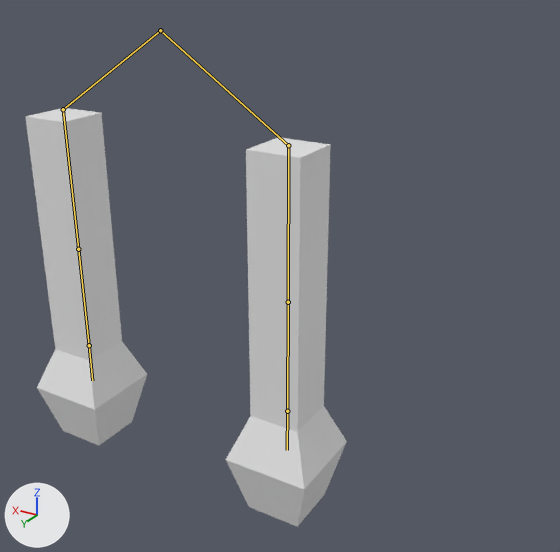
Before and after pictures for a commit that changed the Blender file models/view_arms.blend.
Before and after are seen from a camera (50 mm lens) standing at (-3.49, 4.27, 2.67) and looking at (-0.62, -0.53, 0.27). The axes (+X, +Y, +Z) are drawn at lower left. The lights are the same throughout. The bones that change are drawn over the model as lines.
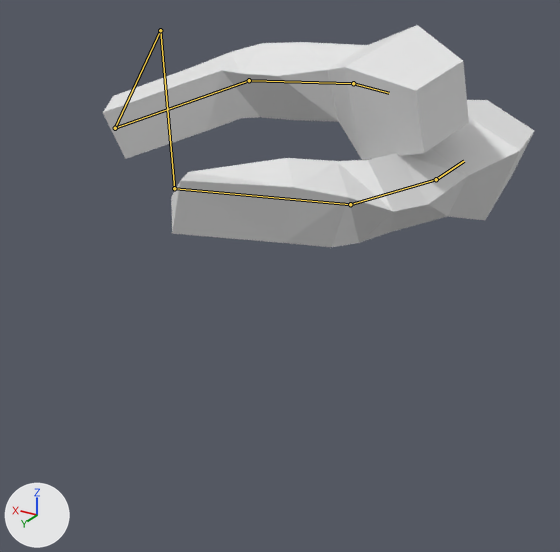
The newer file adds an action. The first version stands in its rest pose; the second is drawn at frame 21 of the action 'pistol_reload'.

Location of each change, (x1, y1, x2, y2) in pixels of the pictures (560 x 552 px):
'Cube', posed (34% wider, 47% shorter): before (25, 108, 347, 527); after (103, 25, 534, 247)
bone 'rightarm1', root to tip: before (160, 30) to (288, 145); after (160, 30) to (174, 188)
bone 'rightarm2', root to tip: before (288, 145) to (288, 302); after (174, 188) to (350, 204)
bone 'rightarm3', root to tip: before (288, 302) to (287, 411); after (350, 204) to (436, 179)
bone 'rightarm4', root to tip: before (287, 411) to (287, 450); after (436, 179) to (464, 161)
bone 'leftarm1', root to tip: before (160, 30) to (63, 109); after (160, 30) to (115, 128)
bone 'leftarm2', root to tip: before (63, 109) to (78, 249); after (115, 128) to (249, 80)
bone 'leftarm3', root to tip: before (78, 249) to (89, 345); after (249, 80) to (353, 83)
bone 'leftarm4', root to tip: before (89, 345) to (92, 380); after (353, 83) to (389, 93)

What the commit changed:
Bone 'rightarm1' (bone_rightarm1) turns from (0, 0, 0) to (-29, 10, 23) degrees about its own x, y and z.
Bone 'rightarm2' (bone_rightarm2) turns from (0, 0, 0) to (109, 25, 4) degrees about its own x, y and z.
Bone 'rightarm3' (bone_rightarm3) turns from (0, 0, 0) to (-2, 34, 37) degrees about its own x, y and z.
Bone 'rightarm4' (bone_rightarm4) turns from (0, 0, 0) to (8, -25, 7) degrees about its own x, y and z.
Bone 'leftarm1' (bone_leftarm1) turns from (0, 0, 0) to (25, -56, -37) degrees about its own x, y and z.
Bone 'leftarm2' (bone_leftarm2) turns from (0, 0, 0) to (-12, 43, -83) degrees about its own x, y and z.
Bone 'leftarm3' (bone_leftarm3) turns from (0, 0, 0) to (-15, 12, -32) degrees about its own x, y and z.
Bone 'leftarm4' (bone_leftarm4) turns from (0, 0, 0) to (1, -12, -20) degrees about its own x, y and z.
